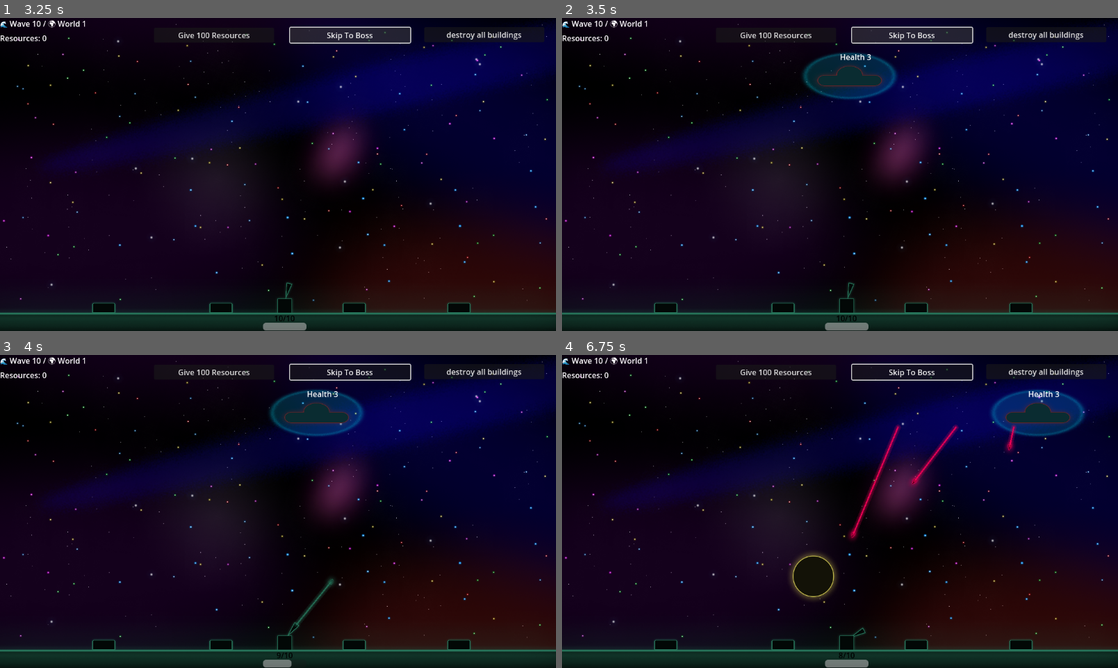
Above: before the commit, frames 1-4 (two rows, left to right).
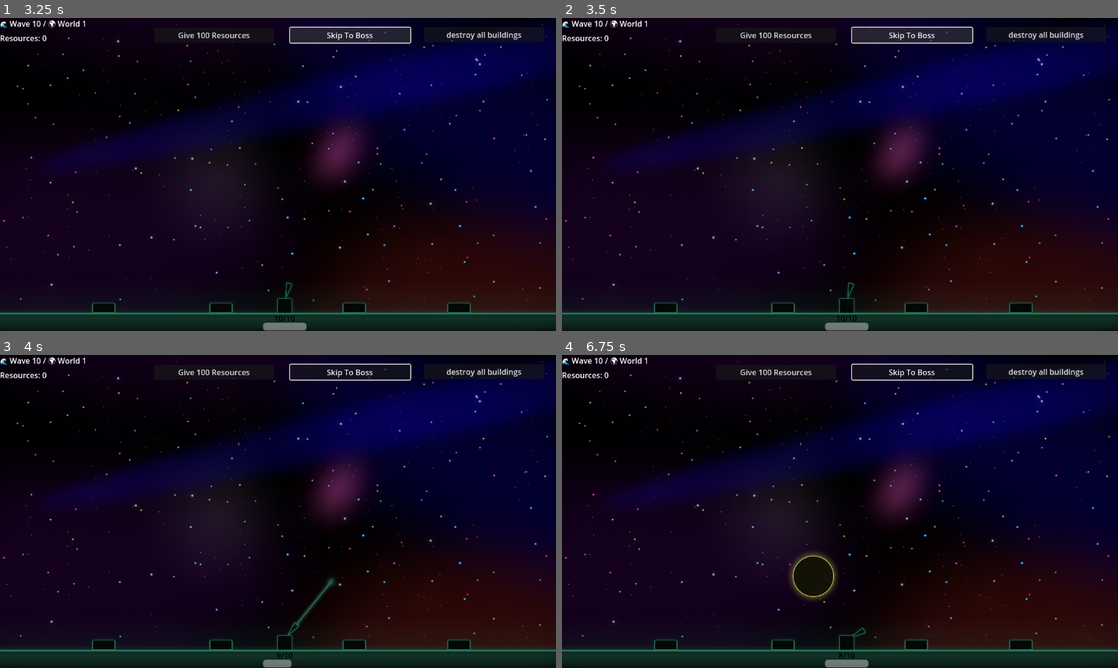
Above: after the commit, the same moments.

Repository: aceofknights/Missile-Game
Game: Godot game, scene res://Scene/MainMenu.tscn
The game is run twice, just before and just after one commit, with the same random seed, the same clock (stepped at 60 frames per second) and the same inputs. The engine's default icon, where the game draws it, is replaced by a stand-in: a white triangle on a blue panel in a dark square.
Inputs (mouse positions are in pixels of both pictures, inside the frame that each line leads up to):
- Up to frame 1 (3.25 s): click "New Game" at 0.5 s; click "World 1 - Deploy" at 1.25 s; click "Skip To Boss" at 2 s; click "Skip To Boss" at 2.75 s
- Up to frame 2 (3.5 s): no input
- Up to frame 3 (4 s): tap Enter at 3.5 s; move the mouse to (400, 495) at 3.52 s; hold W from 3.53 s (still down); hold E from 3.53 s (still down); click (400, 495) at 3.67 s; tap Space at 3.77 s
- Up to frame 4 (6.75 s): move the mouse to (728, 527) at 4.27 s; release W at 4.28 s; release E at 4.28 s; tap R at 4.35, 5.85 s; tap Space at 4.52, 6.02 s; move the mouse to (895, 442) at 5.02 s; hold E 5.03-5.78 s; hold W 5.03-6.53 s; move the mouse to (812, 574) at 5.77 s; click (812, 574) at 5.92 s; move the mouse to (1006, 558) at 6.52 s; hold E from 6.53 s (still down)

Frame 1 is identical in both runs. In frame 2, 2.0% of the frame differs, in the area x 43-61%, y 11-26%; in frame 3, 2.0%; in frame 4, 2.8%, in the area x 51-95%, y 11-60%.
Error after the commit: Parse Error: Cannot infer the type of "direction" variable because the value doesn't have a set type. (res://Scripts/Spawner.gd:131)

Commit message:
Add rare boss-style attacks into later world waves

Diff:
--- a/Scripts/BossPlane.gd
+++ b/Scripts/BossPlane.gd
@@ -25,6 +25,9 @@
 var speed_multiplier := 1.0
 var accuracy_multiplier := 1.0
 var _is_dead := false
+var _entry_active := false
+var _entry_target := Vector2.ZERO
+var _entry_speed_multiplier := 1.4
 
 
 func _ready() -> void:
@@ -58,6 +61,14 @@
 	if _is_dead:
 		return
 
+	if _entry_active:
+		var step := base_speed * maxf(0.4, _entry_speed_multiplier) * delta
+		position = position.move_toward(_entry_target, step)
+		if position.distance_to(_entry_target) <= 6.0:
+			_entry_active = false
+			_set_random_patrol_direction()
+		return
+
 	if role == "fighter":
 		accuracy_multiplier = max(min_accuracy, accuracy_multiplier - (accuracy_decay_per_second * delta))
 
@@ -77,6 +88,21 @@
 	elif position.y > viewport.y * 0.45:
 		position.y = viewport.y * 0.45
 		direction.y = -abs(direction.y)
+
+
+func configure_side_entry(target: Vector2, speed_multiplier_override := 1.4) -> void:
+	_entry_target = target
+	_entry_active = true
+	_entry_speed_multiplier = speed_multiplier_override
+	direction = (target - global_position).normalized()
+
+
+func _set_random_patrol_direction() -> void:
+	var x_dir := 1.0
+	if randf() < 0.5:
+		x_dir = -1.0
+	var y_dir := randf_range(-0.45, 0.45)
+	direction = Vector2(x_dir, y_dir).normalized()
 
 
 func set_speed_multiplier(multiplier: float) -> void:
--- a/Scripts/GameManager.gd
+++ b/Scripts/GameManager.gd
@@ -60,6 +60,7 @@
 var lure_next_ready_time := 0.0
 var active_shield_emp_disabled_until := 0.0
 var passive_shield_emp_disabled_until := 0.0
+var world_special_state: Dictionary = {}
 
 signal announce_wave(message: String, duration: float)
 signal world_victory_requested
@@ -865,6 +866,7 @@
 	lure_next_ready_time = 0.0
 	active_shield_emp_disabled_until = 0.0
 	passive_shield_emp_disabled_until = 0.0
+	world_special_state = {}
 
 
 func start_wave():
@@ -894,6 +896,7 @@
 	else:
 		enemies_to_spawn = current_wave * 2
 		await spawn_enemies_gradually(enemies_to_spawn)
+		_spawn_world_special_attacks()
 
 
 func spawn_enemies_gradually(count):
@@ -909,6 +912,124 @@
 		spawner.spawn_enemy()
 
 		await get_tree().create_timer(delay).timeout
+
+
+func _special_state() -> Dictionary:
+	if world_special_state.is_empty():
+		world_special_state = {
+			"scatter_last_wave": -99,
+			"emp_last_wave": -99,
+			"ion_target_total": randi_range(2, 5),
+			"ion_spawned_total": 0,
+			"plane_target_total": randi_range(4, 8),
+			"plane_spawned_total": 0
+		}
+	return world_special_state
+
+
+func _spawn_world_special_attacks() -> void:
+	if spawner == null or not is_instance_valid(spawner):
+		return
+	var state := _special_state()
+
+	match current_world:
+		2:
+			_try_spawn_scatter(state)
+		3:
+			_try_spawn_side_planes(state)
+		4:
+			_try_spawn_emp(state)
+			_try_spawn_side_planes(state)
+		5:
+			_try_spawn_ion(state)
+			_try_spawn_side_planes(state)
+
+
+func _try_spawn_scatter(state: Dictionary) -> void:
+	if current_wave < 5:
+		return
+
+	var min_gap := 3
+	if current_wave >= 12:
+		min_gap = 2
+	if current_wave - int(state["scatter_last_wave"]) < min_gap:
+		return
+
+	var base_chance := 0.18
+	var extra := clampf((float(current_wave) - 5.0) * 0.02, 0.0, 0.25)
+	var chance := base_chance + extra
+	if randf() <= chance:
+		if spawner.has_method("spawn_scatter_missile"):
+			spawner.spawn_scatter_missile()
+			state["scatter_last_wave"] = current_wave
+
+
+func _try_spawn_emp(state: Dictionary) -> void:
+	if current_wave < 5:
+		return
+	if current_wave - int(state["emp_last_wave"]) < 3:
+		return
+
+	if randf() <= 0.24:
+		if spawner.has_method("spawn_emp_missile"):
+			spawner.spawn_emp_missile()
+			state["emp_last_wave"] = current_wave
+
+
+func _try_spawn_ion(state: Dictionary) -> void:
+	var target_total := int(state["ion_target_total"])
+	var spawned_total := int(state["ion_spawned_total"])
+	if spawned_total >= target_total:
+		return
+	if current_wave < 5:
+		return
+
+	var waves_left := max(1, 50 - current_wave)
+	var remaining := max(1, target_total - spawned_total)
+	var chance := clampf(float(remaining) / float(waves_left), 0.04, 0.16)
+	if randf() <= chance:
+		if spawner.has_method("spawn_ion_missile"):
+			spawner.spawn_ion_missile()
+			state["ion_spawned_total"] = spawned_total + 1
+
+
+func _try_spawn_side_planes(state: Dictionary) -> void:
+	var target_total := int(state["plane_target_total"])
+	var spawned_total := int(state["plane_spawned_total"])
+	if spawned_total >= target_total:
+		return
+	if current_wave < 5:
+		return
+
+	var max_wave := 20
+	if current_world == 4:
+		max_wave = 35
+	elif current_world == 5:
+		max_wave = 50
+
+	var waves_left := max(1, max_wave - current_wave)
+	var remaining := max(1, target_total - spawned_total)
+	var spawn_chance := clampf(float(remaining) / float(waves_left), 0.12, 0.35)
+	if randf() > spawn_chance:
+		return
+
+	var burst_count := 1
+	if remaining >= 3 and randf() < 0.22:
+		burst_count = 2
+
+	var spawned_now := 0
+	for _i in range(burst_count):
+		if int(state["plane_spawned_total"]) >= target_total:
+			break
+		var role := "fighter"
+		if randf() < 0.35:
+			role = "bomber"
+		if spawner.has_method("spawn_side_plane"):
+			spawner.spawn_side_plane(role)
+			state["plane_spawned_total"] = int(state["plane_spawned_total"]) + 1
+			spawned_now += 1
+		if spawned_now > 0:
+			await get_tree().create_timer(randf_range(0.2, 0.8)).timeout
 
 
 func _clear_active_enemies() -> void:
--- a/Scripts/Spawner.gd
+++ b/Scripts/Spawner.gd
@@ -15,6 +15,10 @@
 	4: "res://Scene/boss_world4.tscn",
 	5: "res://Scene/boss_world5.tscn"
 }
+const SCATTER_MISSILE_SCENE := preload("res://Scene/scatter_missile.tscn")
+const EMP_MISSILE_SCENE := preload("res://Scene/emp_missile.tscn")
+const ION_MISSILE_SCENE := preload("res://Scene/ion_missile.tscn")
+const BOSS_PLANE_SCENE := preload("res://Scene/boss_plane.tscn")
 
 
 # ✅ Safe add_child helper (prevents current_scene null crash during scene transitions)
@@ -96,3 +100,64 @@
 	enemy.velocity = direction
 
 	_add_to_scene(enemy)
+
+
+func spawn_scatter_missile() -> void:
+	_spawn_special_missile(SCATTER_MISSILE_SCENE)
+
+
+func spawn_emp_missile() -> void:
+	_spawn_special_missile(EMP_MISSILE_SCENE)
+
+
+func spawn_ion_missile() -> void:
+	_spawn_special_missile(ION_MISSILE_SCENE)
+
+
+func _spawn_special_missile(scene: PackedScene) -> void:
+	if scene == null:
+		return
+	var missile := scene.instantiate()
+	if missile == null:
+		return
+
+	GameManager.enemies_alive += 1
+	missile.enemy_died.connect(Callable(GameManager, "_on_enemy_died"))
+
+	var x_pos := randf_range(60.0, screen_size.x - 60.0)
+	missile.global_position = Vector2(x_pos, position.y)
+
+	var target_x := randf_range(80.0, screen_size.x - 80.0)
+	var direction := (Vector2(target_x, screen_size.y) - missile.global_position).normalized()
+	missile.velocity = direction
+	_add_to_scene(missile)
+
+
+func spawn_side_plane(role: String = "fighter") -> void:
+	if BOSS_PLANE_SCENE == null:
+		return
+	var plane := BOSS_PLANE_SCENE.instantiate()
+	if plane == null:
+		return
+	if not plane.has_signal("plane_removed"):
+		return
+
+	GameManager.enemies_alive += 1
+	plane.role = role
+	plane.base_speed = randf_range(110.0, 155.0)
+	plane.action_interval = randf_range(1.8, 2.8)
+	plane.plane_removed.connect(_on_side_plane_removed)
+
+	var from_left := randf() < 0.5
+	var start_x := -70.0 if from_left else screen_size.x + 70.0
+	var start_y := randf_range(80.0, screen_size.y * 0.3)
+	var entry_x := randf_range(140.0, screen_size.x - 140.0)
+	var entry_y := randf_range(90.0, screen_size.y * 0.32)
+
+	plane.global_position = Vector2(start_x, start_y)
+	plane.configure_side_entry(Vector2(entry_x, entry_y), randf_range(1.3, 1.8))
+	_add_to_scene(plane)
+
+
+func _on_side_plane_removed(_plane: Area2D) -> void:
+	GameManager._on_enemy_died()
